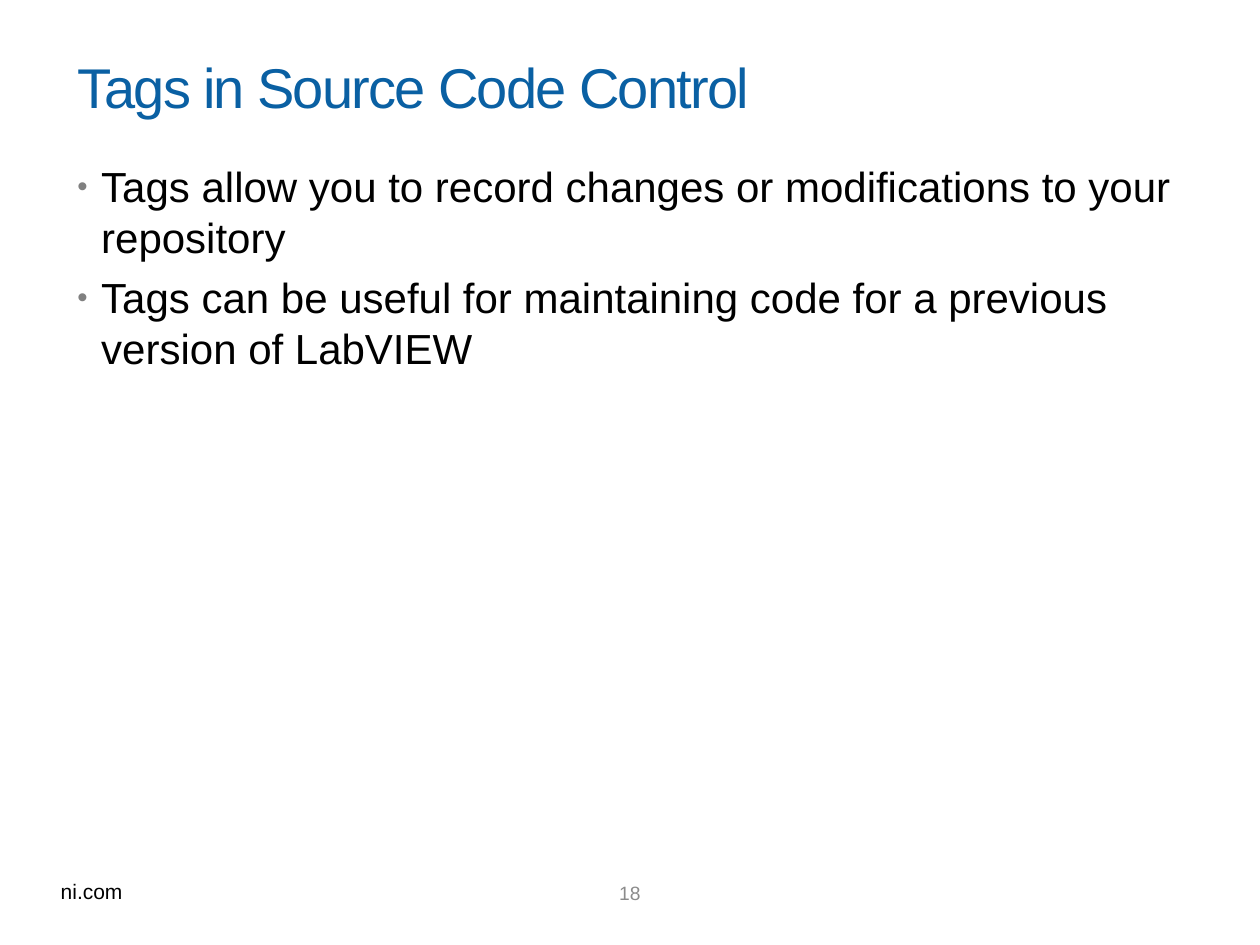
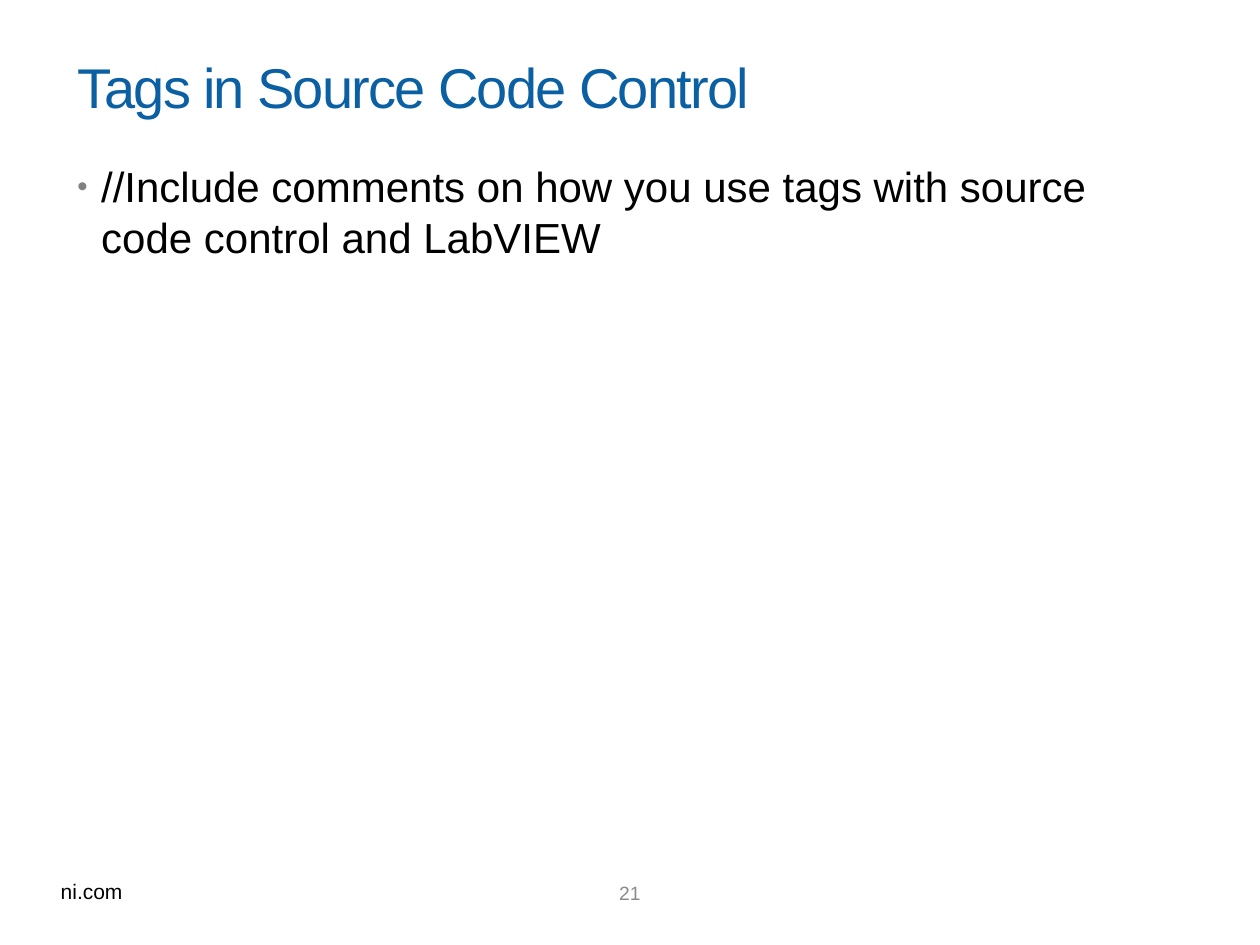
Before and after one commit to kimberlywenger/SCC, a slide deck: slide 21 of SCC Team Dev.pptx (slide 18 before the commit). Drawn at 1260x945 pixels with LibreOffice and Linux fonts; fonts in the diff are those of the drawing; background and template pictures are left out. Boxes give left, top, right and bottom in pixels: in the first picture for what was removed or moved away, otherwise in the second. Text is boxed around its words. In the diff, an @@ line names an element or a change of style, - is before the commit and + after.

```diff
--- a/SCC Team Dev.pptx
+++ b/SCC Team Dev.pptx
@@ text at [101,171,1086,254]: text changed @@
-• Tags allow you to record changes or modifications to your repository
-• Tags can be useful for maintaining code for a previous version of LabVIEW
+• //Include comments on how you use tags with source code control and LabVIEW
@@ page number at [619,886,640,900]: text changed @@
-18
+21
```
Also in this commit, not shown: 4 other slides changed, 5 slides added, 1 slide removed.
